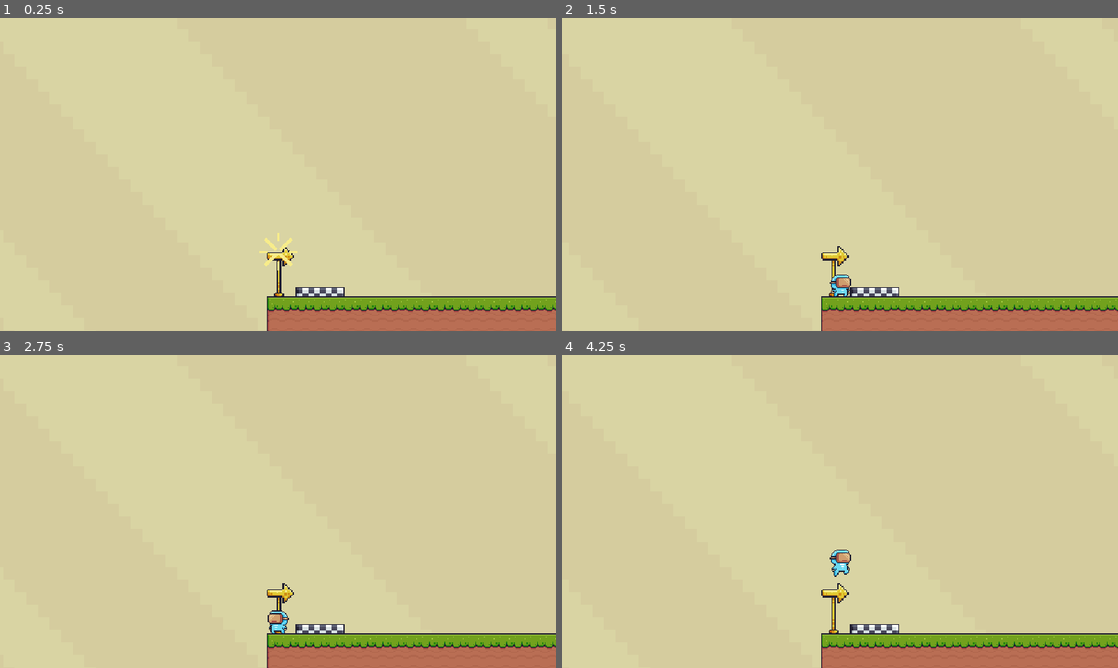
Above: before the commit, frames 1-4 (two rows, left to right).
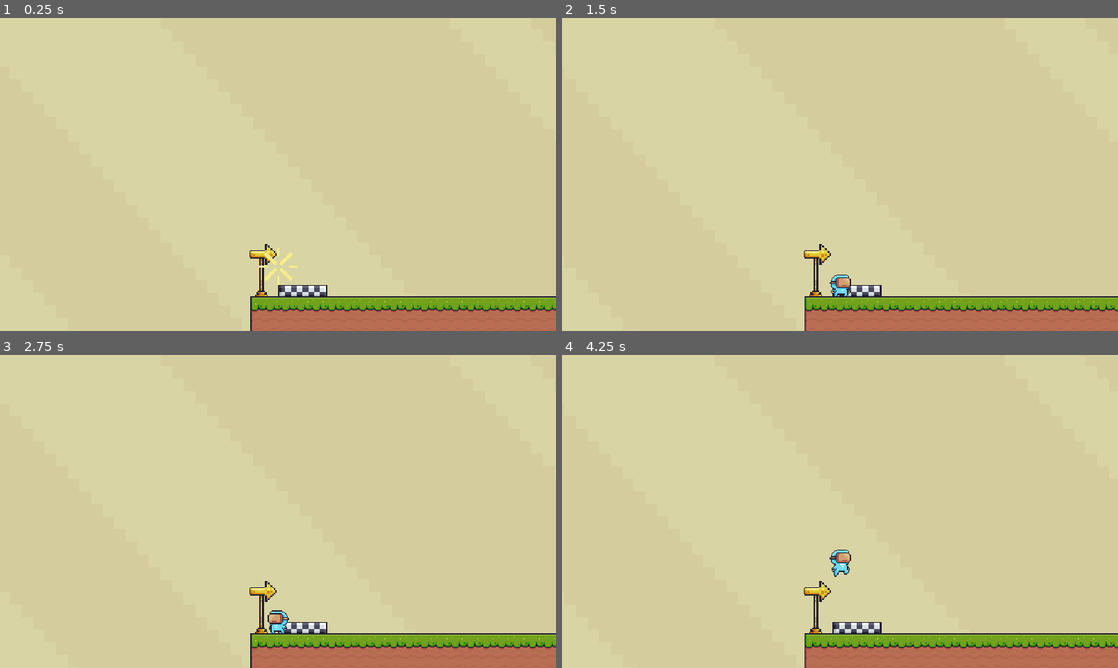
Above: after the commit, the same moments.

Repository: DavidAvila502/ThePlatformGame
Game: Godot game, scene res://Escenas/levels/level_1/level_1.tscn
Two runs of this game, one before a commit and one after it. Both use one fixed random seed, a clock stepped at 60 frames per second and the inputs below. Before the commit the project starts from res://Escenas/world/world.tscn.
Inputs:
- Up to frame 1 (0.25 s): no input
- Up to frame 2 (1.5 s): tap A (a) at 0.6 s; tap D (d) at 0.8, 1.35 s
- Up to frame 3 (2.75 s): tap W (w) at 1.55, 2.1 s; tap A (a) at 2.3 s
- Up to frame 4 (4.25 s): tap A (a) at 2.85 s; tap D (d) at 3.05, 3.6 s; tap W (w) at 3.8 s

The runs differ from the first frame. In frame 1, 1.8% of the frame differs, in the area x 44-100%, y 68-100%; in frame 2, 1.5%; in frame 3, 1.6%; in frame 4, 1.7%.

Commit message:
folder levels and level_1 escene added

Diff:
--- /dev/null
+++ b/Escenas/levels/level_1/level_1.tscn
@@ -0,0 +1,20 @@
+[gd_scene load_steps=5 format=3 uid="uid://ctik6xocscluf"]
+
+[ext_resource type="PackedScene" uid="uid://c3o44pyqdkxtj" path="res://Escenas/world/world_1.tscn" id="1_agl6p"]
+[ext_resource type="PackedScene" uid="uid://b4q5jts64pyj4" path="res://Escenas/player/player.tscn" id="2_u8jdh"]
+[ext_resource type="PackedScene" uid="uid://7aadgsp5804m" path="res://Escenas/Enemy/enemy.tscn" id="3_poen5"]
+[ext_resource type="PackedScene" uid="uid://s8pxts8ljnry" path="res://Escenas/start/start.tscn" id="4_kk1uk"]
+
+[node name="level_1" type="Node2D"]
+
+[node name="world_1" parent="." instance=ExtResource("1_agl6p")]
+
+[node name="player" parent="." instance=ExtResource("2_u8jdh")]
+position = Vector2(-83, 146)
+
+[node name="enemy" parent="." instance=ExtResource("3_poen5")]
+position = Vector2(548, 106)
+
+[node name="Start" parent="." instance=ExtResource("4_kk1uk")]
+z_index = -1
+position = Vector2(-74, 128)
--- a/Escenas/player.tscn
+++ /dev/null
@@ -1,205 +0,0 @@
-[gd_scene load_steps=30 format=3 uid="uid://26de2fre8nym"]
-
-[ext_resource type="Texture2D" uid="uid://b7tnivg6ciib" path="res://Assets/Pixel adventure/Main Characters/Virtual Guy/Idle (32x32).png" id="1_4ebva"]
-[ext_resource type="Texture2D" uid="uid://bbrrouhclncce" path="res://Assets/Pixel adventure/Main Characters/Virtual Guy/Run (32x32).png" id="1_whca3"]
-[ext_resource type="Texture2D" uid="uid://cgxjgxr32sg1o" path="res://Assets/Pixel adventure/Main Characters/Virtual Guy/Jump (32x32).png" id="2_0uska"]
-
-[sub_resource type="AtlasTexture" id="AtlasTexture_4dxrh"]
-atlas = ExtResource("1_4ebva")
-region = Rect2(0, 0, 32, 32)
-
-[sub_resource type="AtlasTexture" id="AtlasTexture_nlu0x"]
-atlas = ExtResource("1_4ebva")
-region = Rect2(32, 0, 32, 32)
-
-[sub_resource type="AtlasTexture" id="AtlasTexture_0hv73"]
-atlas = ExtResource("1_4ebva")
-region = Rect2(64, 0, 32, 32)
-
-[sub_resource type="AtlasTexture" id="AtlasTexture_mkd4u"]
-atlas = ExtResource("1_4ebva")
-region = Rect2(96, 0, 32, 32)
-
-[sub_resource type="AtlasTexture" id="AtlasTexture_dcbue"]
-atlas = ExtResource("1_4ebva")
-region = Rect2(128, 0, 32, 32)
-
-[sub_resource type="AtlasTexture" id="AtlasTexture_w8yss"]
-atlas = ExtResource("1_4ebva")
-region = Rect2(160, 0, 32, 32)
-
-[sub_resource type="AtlasTexture" id="AtlasTexture_baiff"]
-atlas = ExtResource("1_4ebva")
-region = Rect2(192, 0, 32, 32)
-
-[sub_resource type="AtlasTexture" id="AtlasTexture_7weyp"]
-atlas = ExtResource("1_4ebva")
-region = Rect2(224, 0, 32, 32)
-
-[sub_resource type="AtlasTexture" id="AtlasTexture_6xxsh"]
-atlas = ExtResource("1_4ebva")
-region = Rect2(256, 0, 32, 32)
-
-[sub_resource type="AtlasTexture" id="AtlasTexture_q8ewo"]
-atlas = ExtResource("1_4ebva")
-region = Rect2(288, 0, 32, 32)
-
-[sub_resource type="AtlasTexture" id="AtlasTexture_q6cbs"]
-atlas = ExtResource("1_4ebva")
-region = Rect2(320, 0, 32, 32)
-
-[sub_resource type="AtlasTexture" id="AtlasTexture_dreyy"]
-atlas = ExtResource("2_0uska")
-region = Rect2(0, 0, 32, 32)
-
-[sub_resource type="AtlasTexture" id="AtlasTexture_iypwh"]
-atlas = ExtResource("1_whca3")
-region = Rect2(0, 0, 32, 32)
-
-[sub_resource type="AtlasTexture" id="AtlasTexture_x3osj"]
-atlas = ExtResource("1_whca3")
-region = Rect2(32, 0, 32, 32)
-
-[sub_resource type="AtlasTexture" id="AtlasTexture_0vruq"]
-atlas = ExtResource("1_whca3")
-region = Rect2(64, 0, 32, 32)
-
-[sub_resource type="AtlasTexture" id="AtlasTexture_0y4r1"]
-atlas = ExtResource("1_whca3")
-region = Rect2(96, 0, 32, 32)
-
-[sub_resource type="AtlasTexture" id="AtlasTexture_addvs"]
-atlas = ExtResource("1_whca3")
-region = Rect2(128, 0, 32, 32)
-
-[sub_resource type="AtlasTexture" id="AtlasTexture_lx502"]
-atlas = ExtResource("1_whca3")
-region = Rect2(160, 0, 32, 32)
-
-[sub_resource type="AtlasTexture" id="AtlasTexture_eiipu"]
-atlas = ExtResource("1_whca3")
-region = Rect2(192, 0, 32, 32)
-
-[sub_resource type="AtlasTexture" id="AtlasTexture_dak32"]
-atlas = ExtResource("1_whca3")
-region = Rect2(224, 0, 32, 32)
-
-[sub_resource type="AtlasTexture" id="AtlasTexture_0vqg6"]
-atlas = ExtResource("1_whca3")
-region = Rect2(256, 0, 32, 32)
-
-[sub_resource type="AtlasTexture" id="AtlasTexture_we3db"]
-atlas = ExtResource("1_whca3")
-region = Rect2(288, 0, 32, 32)
-
-[sub_resource type="AtlasTexture" id="AtlasTexture_hc5mg"]
-atlas = ExtResource("1_whca3")
-region = Rect2(320, 0, 32, 32)
-
-[sub_resource type="AtlasTexture" id="AtlasTexture_747tg"]
-atlas = ExtResource("1_whca3")
-region = Rect2(352, 0, 32, 32)
-
-[sub_resource type="SpriteFrames" id="SpriteFrames_pvypf"]
-animations = [{
-"frames": [{
-"duration": 1.0,
-"texture": SubResource("AtlasTexture_4dxrh")
-}, {
-"duration": 1.0,
-"texture": SubResource("AtlasTexture_nlu0x")
-}, {
-"duration": 1.0,
-"texture": SubResource("AtlasTexture_0hv73")
-}, {
-"duration": 1.0,
-"texture": SubResource("AtlasTexture_mkd4u")
-}, {
-"duration": 1.0,
-"texture": SubResource("AtlasTexture_dcbue")
-}, {
-"duration": 1.0,
-"texture": SubResource("AtlasTexture_w8yss")
-}, {
-"duration": 1.0,
-"texture": SubResource("AtlasTexture_baiff")
-}, {
-"duration": 1.0,
-"texture": SubResource("AtlasTexture_7weyp")
-}, {
-"duration": 1.0,
-"texture": SubResource("AtlasTexture_6xxsh")
-}, {
-"duration": 1.0,
-"texture": SubResource("AtlasTexture_q8ewo")
-}, {
-"duration": 1.0,
-"texture": SubResource("AtlasTexture_q6cbs")
-}],
-"loop": true,
-"name": &"idle",
-"speed": 15.0
-}, {
-"frames": [{
-"duration": 1.0,
-"texture": SubResource("AtlasTexture_dreyy")
-}],
-"loop": true,
-"name": &"jump",
-"speed": 5.0
-}, {
-"frames": [{
-"duration": 1.0,
-"texture": SubResource("AtlasTexture_iypwh")
-}, {
-"duration": 1.0,
-"texture": SubResource("AtlasTexture_x3osj")
-}, {
-"duration": 1.0,
-"texture": SubResource("AtlasTexture_0vruq")
-}, {
-"duration": 1.0,
-"texture": SubResource("AtlasTexture_0y4r1")
-}, {
-"duration": 1.0,
-"texture": SubResource("AtlasTexture_addvs")
-}, {
-"duration": 1.0,
-"texture": SubResource("AtlasTexture_lx502")
-}, {
-"duration": 1.0,
-"texture": SubResource("AtlasTexture_eiipu")
-}, {
-"duration": 1.0,
-"texture": SubResource("AtlasTexture_dak32")
-}, {
-"duration": 1.0,
-"texture": SubResource("AtlasTexture_0vqg6")
-}, {
-"duration": 1.0,
-"texture": SubResource("AtlasTexture_we3db")
-}, {
-"duration": 1.0,
-"texture": SubResource("AtlasTexture_hc5mg")
-}, {
-"duration": 1.0,
-"texture": SubResource("AtlasTexture_747tg")
-}],
-"loop": true,
-"name": &"run",
-"speed": 15.0
-}]
-
-[sub_resource type="CircleShape2D" id="CircleShape2D_1n5yn"]
-radius = 14.0
-
-[node name="player" type="CharacterBody2D"]
-
-[node name="AnimatedSprite2D" type="AnimatedSprite2D" parent="."]
-sprite_frames = SubResource("SpriteFrames_pvypf")
-animation = &"run"
-autoplay = "idle"
-
-[node name="CollisionShape2D" type="CollisionShape2D" parent="."]
-position = Vector2(0, 3)
-shape = SubResource("CircleShape2D_1n5yn")
--- a/Escenas/world/world.tscn
+++ b/Escenas/world/world_1.tscn
@@ -1,14 +1,11 @@
-[gd_scene load_steps=10 format=3 uid="uid://c3o44pyqdkxtj"]
+[gd_scene load_steps=7 format=3 uid="uid://c3o44pyqdkxtj"]
 
-[ext_resource type="PackedScene" uid="uid://b4q5jts64pyj4" path="res://Escenas/player/player.tscn" id="1_keqm0"]
-[ext_resource type="Texture2D" uid="uid://8f3v2h2nbu0t" path="res://Assets/Pixel adventure/Terrain/Terrain (16x16).png" id="2_w4lso"]
-[ext_resource type="Texture2D" uid="uid://pjnrbnknpjea" path="res://Assets/Pixel adventure/Background/Yellow.png" id="3_1flwd"]
-[ext_resource type="PackedScene" uid="uid://7aadgsp5804m" path="res://Escenas/Enemy/enemy.tscn" id="4_0mq2l"]
-[ext_resource type="Script" path="res://Escenas/world/DagerZone.gd" id="5_dvtoy"]
-[ext_resource type="PackedScene" uid="uid://s8pxts8ljnry" path="res://Escenas/start/start.tscn" id="6_2pvdi"]
+[ext_resource type="Texture2D" uid="uid://8f3v2h2nbu0t" path="res://Assets/Pixel adventure/Terrain/Terrain (16x16).png" id="1_lthki"]
+[ext_resource type="Texture2D" uid="uid://pjnrbnknpjea" path="res://Assets/Pixel adventure/Background/Yellow.png" id="2_ytgyv"]
+[ext_resource type="Script" path="res://Escenas/world/DagerZone.gd" id="3_pbqlf"]
 
 [sub_resource type="TileSetAtlasSource" id="TileSetAtlasSource_utjx8"]
-texture = ExtResource("2_w4lso")
+texture = ExtResource("1_lthki")
 6:0/0 = 0
 6:0/0/terrain_set = 0
 6:0/0/physics_layer_0/linear_velocity = Vector2(0, 0)
@@ -129,10 +126,7 @@
 [sub_resource type="RectangleShape2D" id="RectangleShape2D_map4t"]
 size = Vector2(1613, 20)
 
-[node name="world" type="Node"]
-
-[node name="player" parent="." instance=ExtResource("1_keqm0")]
-position = Vector2(-100, 131)
+[node name="world_1" type="Node"]
 
 [node name="TileMap" type="TileMap" parent="."]
 tile_set = SubResource("TileSet_pfpx1")
@@ -148,21 +142,14 @@
 [node name="Sprite2D" type="Sprite2D" parent="ParallaxBackground/ParallaxLayer"]
 position = Vector2(-169, -517)
 scale = Vector2(12, 13)
-texture = ExtResource("3_1flwd")
+texture = ExtResource("2_ytgyv")
 centered = false
 
-[node name="enemy" parent="." instance=ExtResource("4_0mq2l")]
-position = Vector2(555, 99)
-
 [node name="DangerZone" type="Area2D" parent="."]
-script = ExtResource("5_dvtoy")
+script = ExtResource("3_pbqlf")
 
 [node name="CollisionShape2D" type="CollisionShape2D" parent="DangerZone"]
 position = Vector2(233.5, 233)
 shape = SubResource("RectangleShape2D_map4t")
 
-[node name="Start" parent="." instance=ExtResource("6_2pvdi")]
-z_index = -1
-position = Vector2(-73, 130)
-
 [connection signal="body_entered" from="DangerZone" to="DangerZone" method="_on_body_entered"]
--- a/project.godot
+++ b/project.godot
@@ -11,7 +11,7 @@
 [application]
 
 config/name="The Platform Game"
-run/main_scene="res://Escenas/world/world.tscn"
+run/main_scene="res://Escenas/levels/level_1/level_1.tscn"
 config/features=PackedStringArray("4.1", "Forward Plus")
 config/icon="res://icon.svg"
 
